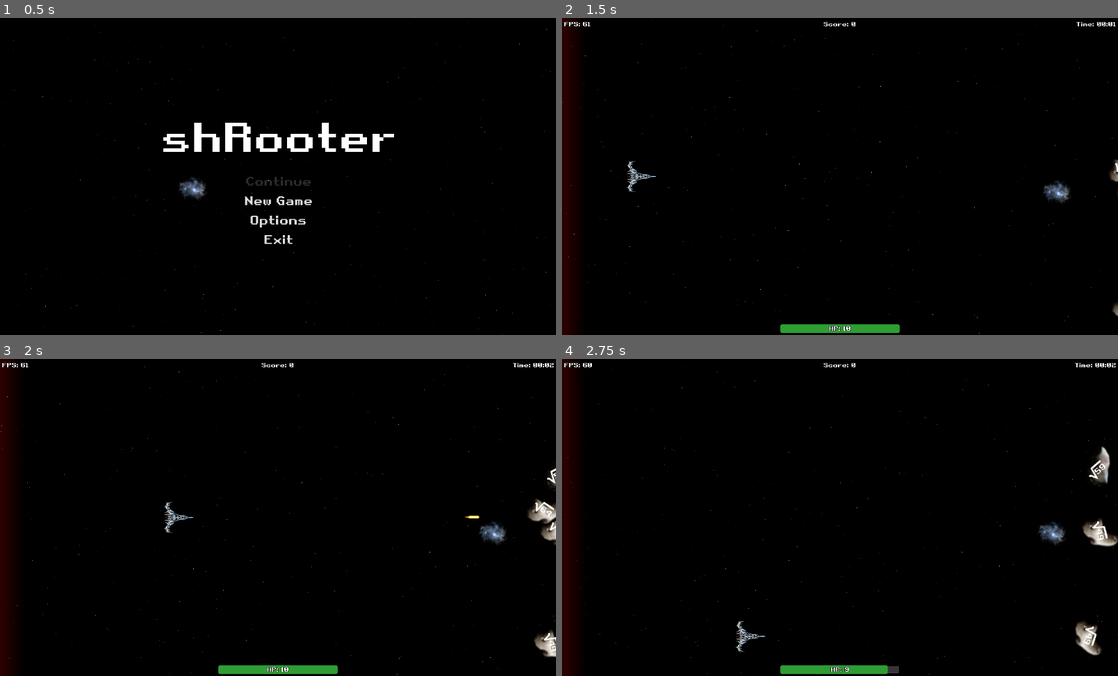
Above: before the commit, frames 1-4 (two rows, left to right).
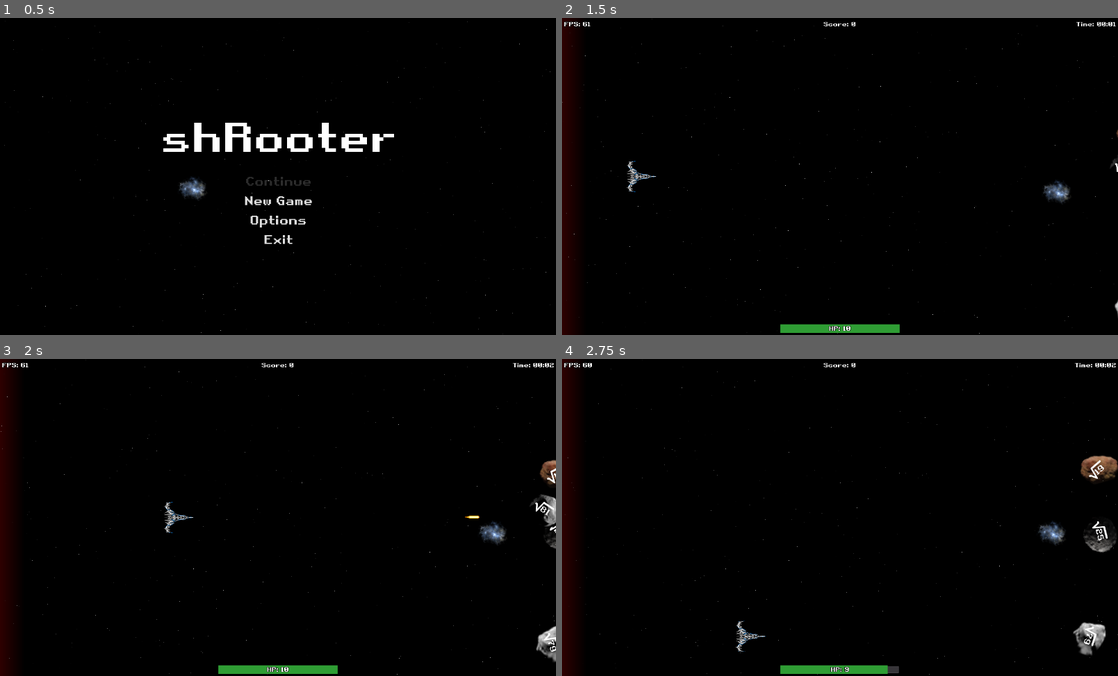
Above: after the commit, the same moments.

Repository: gingerr/ggj-2023-roots-one
Game: Godot game, scene res://MainMenu.tscn
Same seed, same stepped clock (60 frames per second), same inputs: the game is played once before the commit and once after it.
Inputs:
- Up to frame 1 (0.5 s): no input
- Up to frame 2 (1.5 s): click "New Game" at 0.5 s; tap Enter at 1.25 s; hold Right (ui_right) from 1.28 s (still down)
- Up to frame 3 (2 s): keep holding Right (ui_right); tap Space at 1.52 s
- Up to frame 4 (2.75 s): release Right (ui_right) at 2.03 s; hold Down (ui_down) from 2.03 s (still down); tap Space at 2.27 s

Frame 1 is identical in both runs. In frame 2, 0.2% of the frame differs, in the area x 39-100%, y 35-100%; in frame 3, 0.9%; in frame 4, 1.3%, in the area x 39-100%, y 27-100%.

Commit message:
.

Diff:
--- a/Asteroid.gd
+++ b/Asteroid.gd
@@ -5,6 +5,9 @@
 	preload("resources/asteroid2.png"),
 	preload("resources/asteroid3.png"),
 	preload("resources/asteroid4.png"),
+	preload("resources/asteroid5.png"),
+	preload("resources/asteroid6.png"),
+	preload("resources/asteroid7.png"),
 	])
 
 func _ready():
--- a/Game.gd
+++ b/Game.gd
@@ -22,7 +22,6 @@
 		spawn_timer = 0;
 		for i in range(spawn_amount):
 			call_deferred("spawnEnemy")
-		max_root_number += 10
 
 func spawnEnemy():
 	var mob = squareRootFactory.instance()
--- a/HUD.tscn
+++ b/HUD.tscn
@@ -11,10 +11,6 @@
 
 [sub_resource type="StyleBoxFlat" id=5]
 bg_color = Color( 0.188235, 0.619608, 0.207843, 1 )
-corner_radius_top_left = 5
-corner_radius_top_right = 5
-corner_radius_bottom_right = 5
-corner_radius_bottom_left = 5
 
 [sub_resource type="DynamicFont" id=6]
 outline_size = 1
Binary file added: resources/asteroid5.png
Not shown, added: resources/asteroid5.png.import
Binary file added: resources/asteroid6.png
Not shown, added: resources/asteroid6.png.import
Binary file added: resources/asteroid7.png
Not shown, added: resources/asteroid7.png.import
